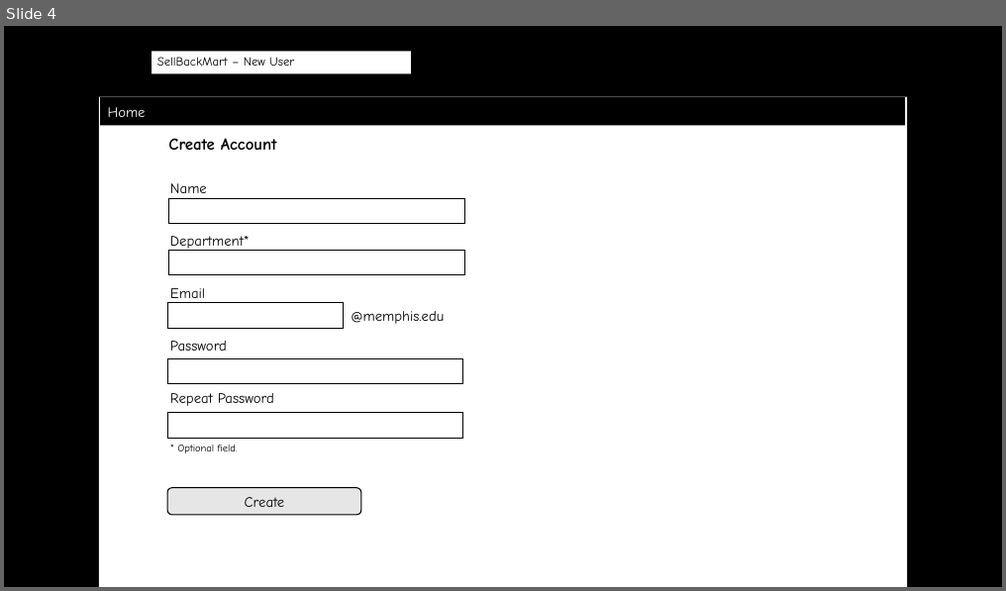
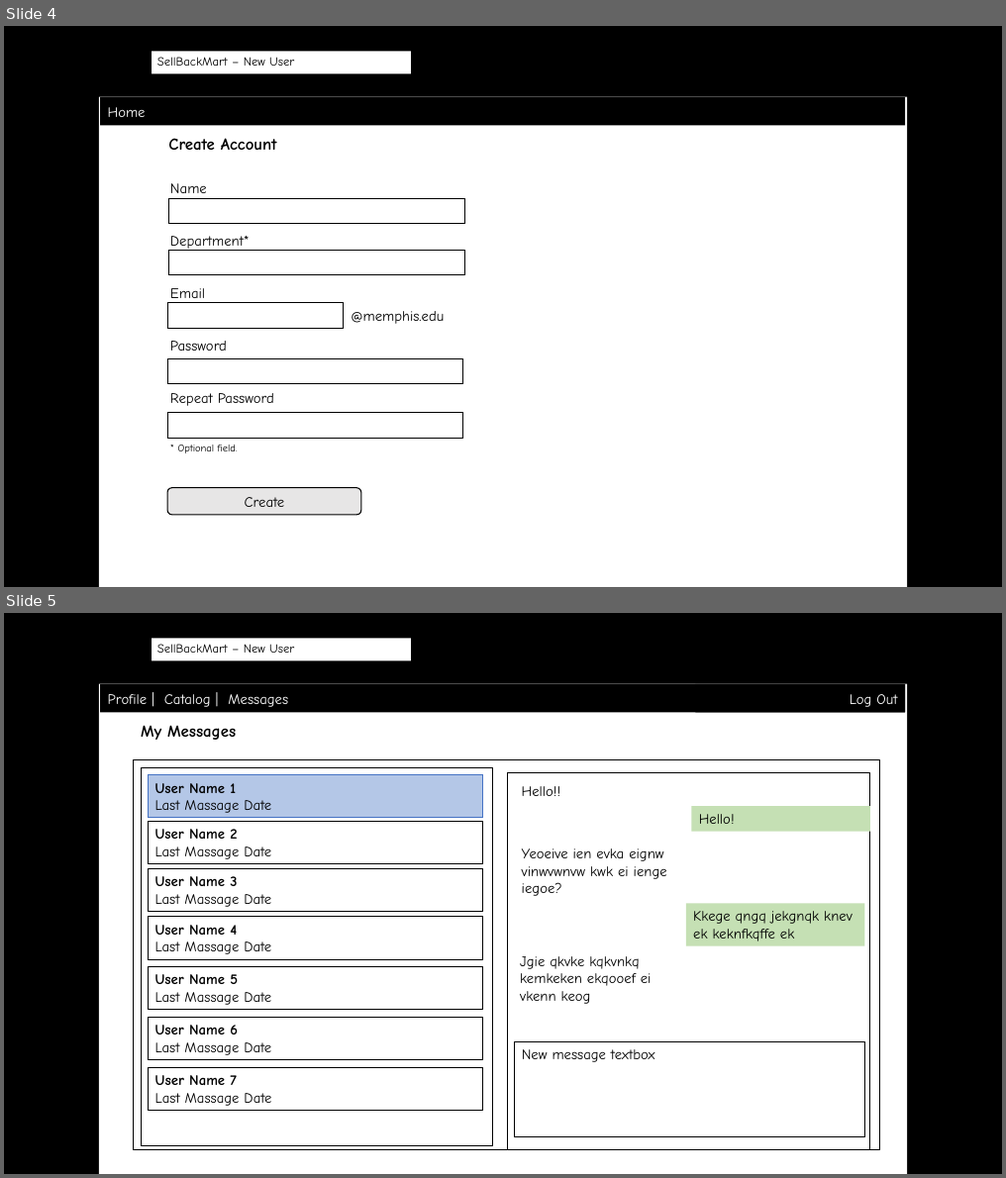
Before and after one commit to byllynho/SellBackMart, a slide deck: docs/wireframes/wireframes.pptx. Shown one above the other, each under a label of ours: slide 4 before the commit, slides 4 and 5 after it. The pictures are 1006x591 and 1006x1178 pixels, drawn with LibreOffice and Linux fonts; fonts in the diff are those of the drawing; background and template pictures are left out. Boxes give left, top, right and bottom in pixels: in the first picture for what was removed or moved away, otherwise in the second. Text is boxed around its words. In the diff, an @@ line names an element or a change of style, - is before the commit and + after.

Commit message:
Creating Messages wireframes page

```diff
--- a/docs/wireframes/wireframes.pptx
+++ b/docs/wireframes/wireframes.pptx
@@ slide 5 added at [4, 613, 1002, 1174], background picture (left out); not listed: 2 template elements that a slide beside it also shows @@
@@ text added at [157, 644, 294, 653], 12 pt, text #000000 @@
+SellBackMart – New User
@@ rectangle added at [101, 684, 905, 713], fill #000000, 14 pt, text #FFFFFF @@
+Profile | Catalog | Messages
@@ text added at [228, 694, 288, 707], 12 pt, text #000000 @@
+http://localhost:3000/messages
@@ rectangle added at [696, 684, 905, 713], fill #000000, 14 pt, text #FFFFFF @@
+Log Out
@@ text added at [141, 725, 236, 740], 16 pt, text #000000, bold @@
+My Messages
@@ rectangle added at [134, 761, 880, 1152], outline #000000 0.75 pt @@
@@ rectangle added at [141, 768, 493, 1147], outline #000000 0.75 pt @@
@@ rectangle added at [148, 774, 483, 817], fill #B4C7E7, outline #4472C4 0.75 pt, 14 pt, text #000000 @@
+User Name 1
+Last Massage Date
@@ rectangle added at [507, 772, 870, 1151], outline #000000 0.75 pt @@
@@ text added at [522, 786, 560, 796], 14 pt, text #000000 @@
+Hello!!
@@ rectangle added at [691, 806, 870, 832], fill #C5E0B4, 14 pt, text #000000 @@
+Hello!
@@ rectangle added at [148, 821, 483, 863], outline #000000 0.75 pt, 14 pt, text #000000 @@
+User Name 2
+Last Massage Date
@@ text added at [522, 849, 667, 896], 14 pt, text #000000 @@
+Yeoeive ien evka eignw vinwvwnvw kwk ei ienge iegoe?
@@ rectangle added at [148, 869, 483, 912], outline #000000 0.75 pt, 14 pt, text #000000 @@
+User Name 3
+Last Massage Date
@@ rectangle added at [686, 903, 865, 947], fill #C5E0B4, 14 pt, text #000000 @@
+Kkege qngq jekgnqk knev ek keknfkqffe ek
@@ rectangle added at [148, 917, 483, 959], outline #000000 0.75 pt, 14 pt, text #000000 @@
+User Name 4
+Last Massage Date
@@ rectangle added at [148, 967, 483, 1010], outline #000000 0.75 pt, 14 pt, text #000000 @@
+User Name 5
+Last Massage Date
@@ text added at [520, 957, 651, 1004], 14 pt, text #000000 @@
+Jgie qkvke kqkvnkq kemkeken ekqooef ei vkenn keog
@@ rectangle added at [148, 1017, 483, 1059], outline #000000 0.75 pt, 14 pt, text #000000 @@
+User Name 6
+Last Massage Date
@@ rectangle added at [515, 1042, 865, 1138], outline #000000 0.75 pt, 14 pt, text #000000 @@
+New message textbox
@@ rectangle added at [148, 1067, 483, 1110], outline #000000 0.75 pt, 14 pt, text #000000 @@
+User Name 7
+Last Massage Date
```
Also in this commit, not shown: 1 slide changed.
